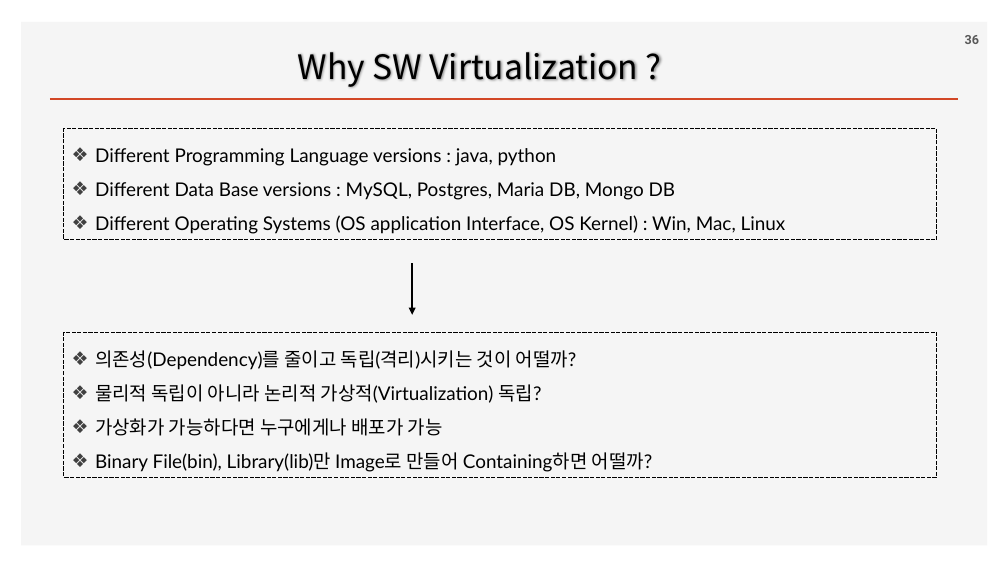
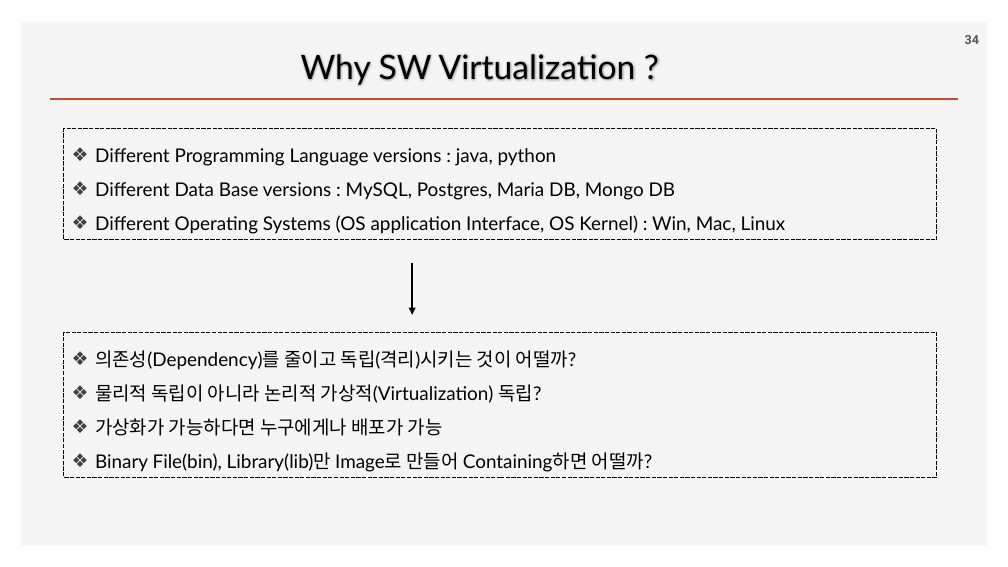
Before and after one commit to ancestor9/2026_Fall_Application-Deployment, a slide deck: slide 34 of App Deployment.pptx (slide 36 before the commit). Drawn at 1008x567 pixels with LibreOffice and Linux fonts; fonts in the diff are those of the drawing; background and template pictures are left out. Boxes give left, top, right and bottom in pixels: in the first picture for what was removed or moved away, otherwise in the second. Text is boxed around its words. In the diff, an @@ line names an element or a change of style, - is before the commit and + after.

```diff
--- a/App Deployment.pptx
+++ b/App Deployment.pptx
@@ title "Why SW Virtualization ?" at [301, 54, 636, 85]: font Noto Sans CJK KR to Lato @@
@@ page number at [965, 35, 979, 44]: text changed @@
-36
+34
```
Also in this commit, not shown: 2 other slides changed, 10 slides added, 2 slides removed.
